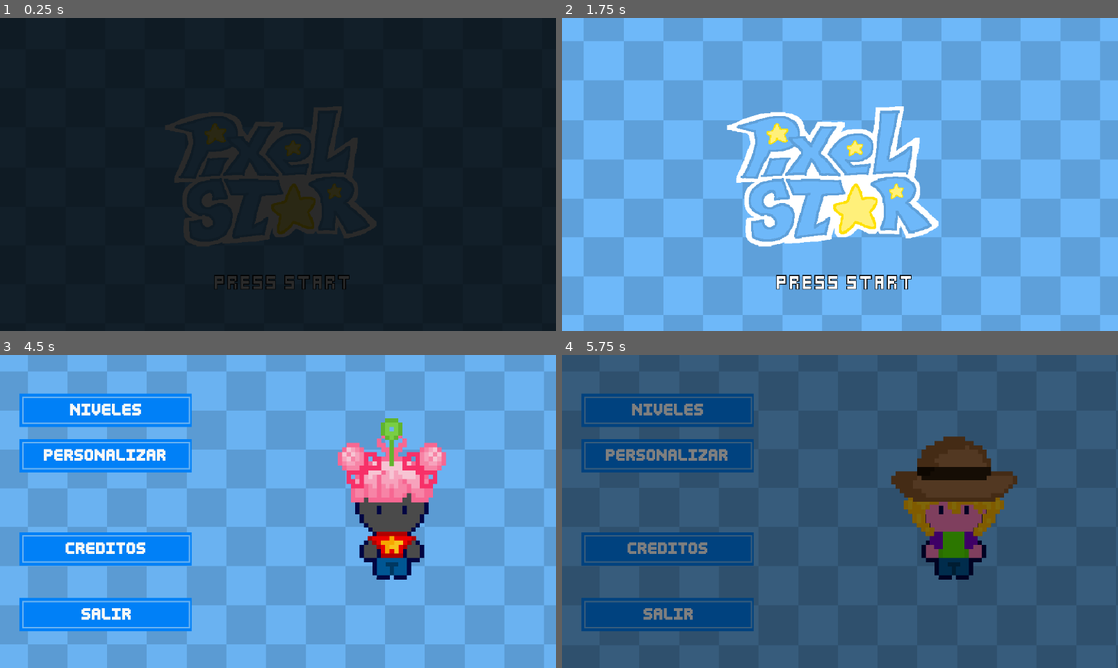
Above: before the commit, frames 1-4 (two rows, left to right).
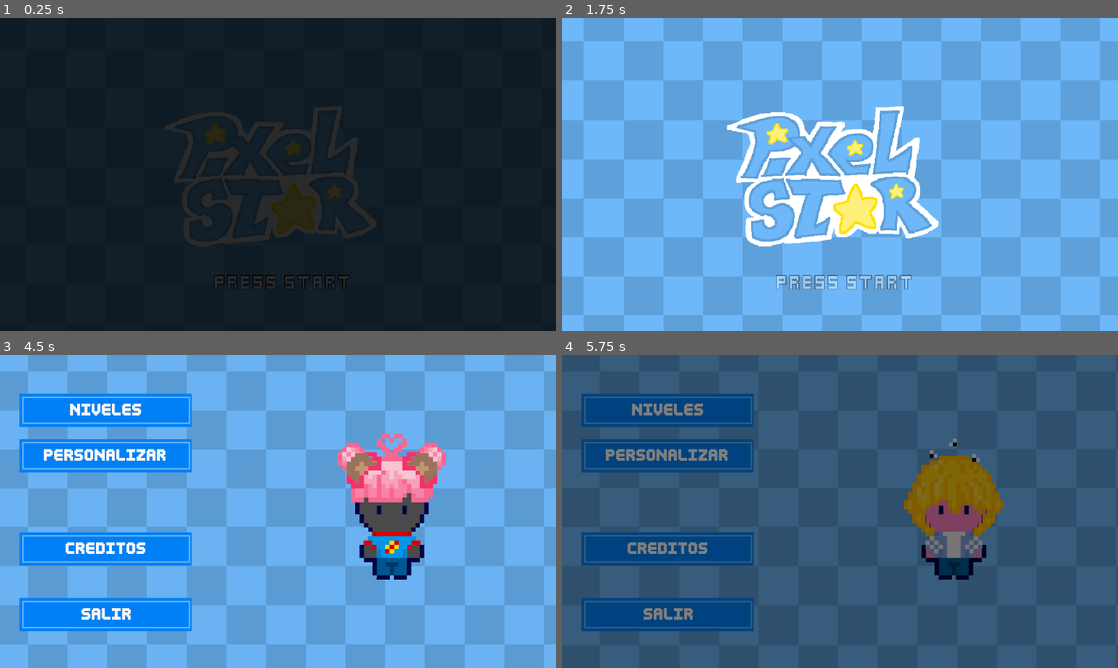
Above: after the commit, the same moments.

Repository: ManuCampos7848/Juego
Game: Godot game, scene res://Art/Menu/menu_inicio.tscn
The game is run twice, just before and just after one commit, with the same random seed, the same clock (stepped at 60 frames per second) and the same inputs.
Inputs (mouse positions are in pixels of both pictures, inside the frame that each line leads up to):
- Up to frame 1 (0.25 s): no input
- Up to frame 2 (1.75 s): tap Enter (ui_accept) at 0.5, 0.77, 1.52 s; move the mouse to (962, 158) at 0.52 s; hold Right (ui_right) 0.53-1.28 s; click (962, 158) at 0.67 s; move the mouse to (728, 190) at 1.27 s; hold Left (ui_left) from 1.28 s (still down); click (728, 190) at 1.42 s
- Up to frame 3 (4.5 s): move the mouse to (333, 442) at 2.02 s; release Left (ui_left) at 2.03 s; hold Right (ui_right) 2.03-3.5 s; click (333, 442) at 2.17 s; move the mouse to (250, 574) at 2.77 s; click (250, 574) at 2.92 s; tap Enter (ui_accept) at 3.02 s; click (105, 455) at 3.5 s; move the mouse to (444, 558) at 4.27 s; hold Left (ui_left) from 4.28 s (still down); click (444, 558) at 4.42 s
- Up to frame 4 (5.75 s): keep holding Left (ui_left); tap Enter (ui_accept) at 4.52, 5.27 s; move the mouse to (673, 464) at 5.02 s; click (673, 464) at 5.17 s

The runs differ from the first frame. In frame 2, 0.7% of the frame differs, in the area x 38-63%, y 82-87%; in frame 3, 1.5%; in frame 4, 3.9%, in the area x 59-82%, y 26-65%.

Commit message:
Pre Alfa 1.0.1

Diff:
--- a/Art/Menu/Menu Principal/menu_principal.gd
+++ b/Art/Menu/Menu Principal/menu_principal.gd
@@ -81,23 +81,89 @@
 	fade_overlay.show()
 	fade_overlay.color.a = 1.0
 
-	await get_tree().create_timer(1).timeout
-	$Timer.start()
+	# Intentar cargar personalización guardada
+	if cargar_personalizacion_guardada():
+		print("Personalización cargada desde archivo")
+		if Global.cabello == "":
+			$Cabellos/Cabello5.hide()
+	else:
+		# Si no hay archivo, iniciar timer aleatorio
+		print("No hay datos guardados, iniciando aleatorio...")
+		await get_tree().create_timer(1).timeout
+		$Timer.start()
+
+
+func cargar_personalizacion_guardada() -> bool:
+	if not Global.cargar_personalizacion():
+
+		return false
+	# Cargar skin del personaje
+	if Global.skin != "":
+		var ruta = "res://Art/Personalizacion/Front/Front" + Global.skin + ".png"
+		var texture = load(ruta)
+		if texture:
+			player.texture = texture
+			print("Skin cargada:", Global.skin)
+
+	# Cargar cabello
+	if Global.cabello != "":
+		for i in range(1, 7):
+			var cabello_nodo = cabellos.get_node("Cabello" + str(i))
+			if cabello_nodo:
+				cabello_nodo.hide()
+
+		var cabello_nombre = "Cabello" + Global.cabello
+		var cabello_guardado = cabellos.get_node(cabello_nombre)
+		if cabello_guardado:
+			cabello_guardado.show()
+			print("Cabello cargado:", cabello_nombre)
+
+	# Cargar sombrero
+	if Global.sombrero != "":
+		for i in range(1, 18):
+			var sombrero_nodo = sombreros.get_node("Sombrero" + str(i))
+			if sombrero_nodo:
+				sombrero_nodo.hide()
+
+		var sombrero_nombre = "Sombrero" + Global.sombrero
+		var sombrero_guardado = sombreros.get_node(sombrero_nombre)
+		if sombrero_guardado:
+			sombrero_guardado.show()
+			print("Sombrero cargado:", sombrero_nombre)
+
+	# Cargar ropa
+	if Global.ropa != "":
+		for i in range(1, 15):
+			var ropa_nodo = ropa.get_node("Ropa" + str(i))
+			if ropa_nodo:
+				ropa_nodo.hide()
+
+		var ropa_nombre = "Ropa" + Global.ropa
+		var ropa_guardada = ropa.get_node(ropa_nombre)
+		if ropa_guardada:
+			ropa_guardada.show()
+			print("Ropa cargada:", ropa_nombre)
+
+	return true
+
+
 
 func sombrerosAleatorios():
 	# Primero ocultar todos los sombreros
-	for i in range(1, 11):
+	for i in range(1, 18):
 		var sombrero = sombreros.get_node("Sombrero" + str(i))
 		if sombrero:
 			sombrero.hide()
 	$Sombreros/Sombrero11.hide()
 	# Seleccionar y mostrar un sombrero aleatorio
-	var num : int = randi_range(1, 11)
+	var num : int = randi_range(1, 17)
 	var sombreroElegido = sombreros.get_node("Sombrero" + str(num))
 	if sombreroElegido:
 		sombreroElegido.show()
 
 func skinColorPersonajeAleatorio():
+
+	# Código original...
 	var num = randi_range(1, 45)
 	var ruta = "res://Art/Personalizacion/Front/Front" + str(num) + ".png"
 
@@ -109,29 +175,32 @@
 		player.texture = preload("res://Art/Personalizacion/Front/Front1.png")
 
 func cabelloAelatorio():
-	for i in range(1, 6):
+
+	# Código original...
+	for i in range(1, 7):
 		var cabello_nodo = cabellos.get_node("Cabello" + str(i))
 		if cabello_nodo:
 			cabello_nodo.hide()
 
-	var num : int = randi_range(1, 5)
+	var num : int = randi_range(1, 6)
 	var cabelloElegido = cabellos.get_node("Cabello" + str(num))
 
 	if cabelloElegido:
 		cabelloElegido.show()
 
 func ropaAleatoria():
-	for i in range(1, 6):
+	# Código original...
+	for i in range(1, 15):
 		var ropa_nodo = ropa.get_node("Ropa" + str(i))
 		if ropa_nodo:
 			ropa_nodo.hide()
 
-	var num : int = randi_range(1, 5)
+	var num : int = randi_range(1, 14)
 	var ropaElegida = ropa.get_node("Ropa" + str(num))
 
 	if ropaElegida:
 		ropaElegida.show()
-		print("Mostrando: ropa" + str(num))
+		print("Mostrando: Ropa" + str(num))
 
 func _on_timer_timeout() -> void:
 	sombrerosAleatorios()
--- a/Art/Menu/menu_inicio.gd
+++ b/Art/Menu/menu_inicio.gd
@@ -1,48 +1,40 @@
 extends Control
 
-# -----------------------------------------------------------
-# Metodo que incia el Mundo #1
-func _on_iniciar_pressed():
-	print("DEBUG: Botón presionado")
-	$Iniciar.disabled = true
+# Variables de parpadeo
+var blink_timer := 0.0
+var blink_speed := 1.5  # Velocidad del parpadeo (ciclos por segundo)
+var is_blinking := true
 
-	# Iniciar fade-out
-	fade_overlay.show()
-	fade_overlay.color = Color(0, 0, 0, 0)  # Negro transparente
-	fade_overlay.mouse_filter = Control.MOUSE_FILTER_STOP
-	fade_out_timer = 0.0
-	fade_out_in_progress = true
-
-func start_fade_out():
-	# Preparar el overlay para fade-out
-	fade_overlay.show()
-	fade_out_timer = 0.0
-	fade_out_in_progress = true
-
-	# Configurar para que empiece transparente y termine opaco
-	fade_overlay.color.a = 0.0
-# -----------------------------------------------------------
-
-var interval := 0.2  # 20 veces por segundo
+# Variables de fade
+var interval := 0.2
 var timer := 0.0
 var fade_timer := 0.0
-var fade_duration := 1.5  # 1.5 segundos de fade-in
+var fade_duration := 1.5
 var fade_completed := false
 var fade_out_timer := 0.0
-var fade_out_duration := 0.8  # Duración del fade-out
+var fade_out_duration := 0.8
 var fade_out_in_progress := false
 
 @onready var sprite := $PresStart
 @onready var fade_overlay = ColorRect.new()
 
 func _ready():
-	# Configurar el fade overlay (solo estas 3 líneas nuevas)
+	# Configurar el fade overlay
 	fade_overlay.color = Color.BLACK
 	fade_overlay.size = get_viewport().get_visible_rect().size
-	fade_overlay.mouse_filter = Control.MOUSE_FILTER_STOP  # Esto bloquea clics
+	fade_overlay.mouse_filter = Control.MOUSE_FILTER_STOP
 	add_child(fade_overlay)
 
+	# Iniciar el parpadeo
+	start_blinking()
+
 func _process(delta):
+	# Parpadeo del sprite
+	if is_blinking:
+		blink_timer += delta
+		var alpha = (sin(blink_timer * blink_speed * PI * 2) + 1.0) * 0.5
+		sprite.modulate.a = lerp(0.3, 1.0, alpha)  # Oscila entre 0.3 y 1.0 de opacidad
+
 	# Fade-in de la pantalla al inicio
 	if !fade_completed and !fade_out_in_progress:
 		fade_timer += delta
@@ -50,10 +42,9 @@
 		var alpha = 1.0 - clamp(progress, 0.0, 1.0)
 		fade_overlay.color.a = alpha
 
-		# Cuando termine el fade-in, ocultarlo completamente
 		if fade_timer >= fade_duration:
 			fade_completed = true
-			fade_overlay.hide()  # Esto lo hace invisible y permite clics
+			fade_overlay.hide()
 
 	# Fade-out cuando se presiona el botón
 	if fade_out_in_progress:
@@ -62,8 +53,34 @@
 		var alpha = clamp(progress, 0.0, 1.0)
 		fade_overlay.color.a = alpha
 
-		# Cuando termine el fade-out, cambiar de escena
 		if fade_out_timer >= fade_out_duration:
 			fade_out_in_progress = false
+			is_blinking = false  # Detener el parpadeo
 			print("DEBUG: Fade-out completado")
 			get_tree().change_scene_to_file("res://Art/Menu/Menu Principal/menu_principal.tscn")
+
+# Método para iniciar el parpadeo
+func start_blinking():
+	is_blinking = true
+	blink_timer = 0.0
+
+# Método para detener el parpadeo
+func stop_blinking():
+	is_blinking = false
+	sprite.modulate.a = 1.0  # Restaurar opacidad completa
+
+# -----------------------------------------------------------
+# Método que inicia el Mundo #1
+func _on_iniciar_pressed():
+	print("DEBUG: Botón presionado")
+	$Iniciar.disabled = true
+
+	# Detener el parpadeo
+	stop_blinking()
+
+	# Iniciar fade-out
+	fade_overlay.show()
+	fade_overlay.color = Color(0, 0, 0, 0)
+	fade_overlay.mouse_filter = Control.MOUSE_FILTER_STOP
+	fade_out_timer = 0.0
+	fade_out_in_progress = true
--- a/Art/Personalizacion/personalizacion_player.gd
+++ b/Art/Personalizacion/personalizacion_player.gd
@@ -4,7 +4,23 @@
 @onready var cabellos = $Cabellos
 @onready var sombreros =$Sombreros
 @onready var ropa = $Ropa
-
+@onready var player = $PlayerFront
+
+
+# __________________________ Recuadro _________________________________________
+var blink_timer := 0.0
+@export var blink_speed := 8.0  # Más rápido que el anterior (4 ciclos por segundo)
+var is_blinking := true
+# __________________________ Cargados en Persistencia _________________________
+@onready var sombrerosCargadosPersistencia  = $SombrerosInPlayer
+@onready var cabellosCargadosPersistencia = $CabellosInPlayer
+@onready var ropaCargadosPersistencia = $RopaInPlayer
+
+# __________________________ Variables para guardar en Persistencia _________________________
+var colorElegidoPersistencia : String = ""
+var cabelloElegidoPersistencia : String = ""
+var sombreroElegidoPersistencia : String = ""
+var ropaElegidaPersistencia : String = ""
 
 
 # ___________________________ FADE IN/OUT ________________________________________________________
@@ -40,6 +56,11 @@
 	fade_overlay.color.a = 0.0
 
 func _process(delta: float) -> void:
+
+	if is_blinking:
+		blink_timer += delta
+		recuadro.modulate.a = 1.0 if fmod(blink_timer, 0.3) < 0.2 else 0.0
+
 	if fade_out_in_progress and is_changing_scene:
 		# Fade out
 		fade_timer += delta
@@ -77,7 +98,9 @@
 	fade_overlay.size = get_viewport().get_visible_rect().size
 	add_child(fade_overlay)
 
-
+	if cargar_personalizacion_guardada():
+		cargar_personalizacion_guardada()
+		print("Personalización cargada desde archivo")
 
 # _________________ ANIMACIONES CAMBIO DE ACCESORIO (INDICES) ____________________________________
 func cabelloAelatorio():
@@ -93,7 +116,6 @@
 
 	if cabelloElegido:
 		cabelloElegido.show()
-		#print("Mostrando: Cabello" + str(num))
 
 func ropaAleatoria():
 	# Ocultar todos los cabellos
@@ -108,7 +130,6 @@
 
 	if ropaElegida:
 		ropaElegida.show()
-		#print("Mostrando: Cabello" + str(num))
 
 
 func _on_timer_timeout() -> void:
@@ -137,9 +158,7 @@
 # __________________________________  Codigo seleccion de colores __________________________
 # Listas de recursos
 var listaFront = []       # Vistas frontales
-var listaRigth = []       # Vistas derecha (para animación)
-var listaWalkD = []       # Pasos derecha
-var listaWalkI = []       # Pasos izquierda
+
 
 var indiceActual = 0      # Índice actual de personalización
 var is_moving = false     # Para controlar si el personaje se está moviendo
@@ -291,6 +310,7 @@
 		if formas_por_indice.has(shape_idx):
 			var shape = formas_por_indice[shape_idx]
 			print("Clic sobre:", shape.name)
+			colorElegidoPersistencia = shape.name
 			print(shape.position)
 			recuadro.global_position = shape.global_position
 			match shape.name:
@@ -428,54 +448,18 @@
 			listaFront.append(null)
 			print("Advertencia: No se encontró ", pathFront)
 
-		# Cargar vista derecha (para animación)
-		var pathRigth = "res://Art/Personalizacion/Rigth/Rigth%d.png" % i
-		if ResourceLoader.exists(pathRigth):
-			listaRigth.append(load(pathRigth))
-		else:
-			listaRigth.append(null)
-			print("Advertencia: No se encontró ", pathRigth)
-
-		# Cargar pasos derecha
-		var pathWalkD = "res://Art/Personalizacion/WalkDerecha/WalkD%d.png" % i
-		if ResourceLoader.exists(pathWalkD):
-			listaWalkD.append(load(pathWalkD))
-		else:
-			listaWalkD.append(null)
-			print("Advertencia: No se encontró ", pathWalkD)
-
-		# Cargar pasos izquierda
-		var pathWalkI = "res://Art/Personalizacion/WalkIzquierda/WalkI%d.png" % i
-		if ResourceLoader.exists(pathWalkI):
-			listaWalkI.append(load(pathWalkI))
-		else:
-			listaWalkI.append(null)
-			print("Advertencia: No se encontró ", pathWalkI)
+
 
 
 var texturaFront
-var texturaWalkD
-var texturaWalkI
 var ultimo_indice_seleccionado = 0
 
 func aplicar_personalizacion(indice: int):
 	if indice < listaFront.size() and listaFront[indice] != null:
 		$PlayerFront.texture = listaFront[indice]
 
-	# Configurar la animación walk del AnimatedSprite
-	if indice < listaRigth.size() and listaRigth[indice] != null:
-		var frames = SpriteFrames.new()
-		frames.add_animation("walk")
-		frames.add_frame("walk", listaRigth[indice])
-		frames.add_frame("walk", listaWalkD[indice])
-		frames.add_frame("walk", listaRigth[indice])
-		frames.add_frame("walk", listaWalkI[indice])
-		$PlayerWalk.sprite_frames = frames
-		$PlayerWalk.play("walk")
-
 	ultimo_indice_seleccionado = indice
-	Global.skin_seleccionada = indice  # GUARDAR EN GLOBAL
-	print("Skin guardada: ", indice)
+	print("Skin guardada: ", colorElegidoPersistencia)
 
 
 
@@ -490,7 +474,7 @@
 	if event is InputEventMouseButton and event.pressed and event.button_index == MOUSE_BUTTON_LEFT:
 		if peinadosPorIndice.has(shape_idx):
 			var shape = peinadosPorIndice[shape_idx]
-
+			cabelloElegidoPersistencia = shape.name
 			recuadro.global_position = shape.global_position
 			match shape.name:
 				"Sprite1":
@@ -506,8 +490,9 @@
 				"Sprite6":
 					cambiarPeinado($CabellosInPlayer/Cabello6)
 				_:
-					for cabello in $CabellosInPlayer.get_children():
-						cabello.hide()
+					for cabellosPlayer in $CabellosInPlayer.get_children():
+						cabellosPlayer.hide()
+					Global.ropa = ""
 
 
 func _on_skin_sombreros_input_event(viewport: Node, event: InputEvent, shape_idx: int) -> void:
@@ -515,6 +500,7 @@
 		if sombrerosPorIndice.has(shape_idx):
 			var shape = sombrerosPorIndice[shape_idx]
 			recuadro.global_position = shape.global_position
+			sombreroElegidoPersistencia = shape.name
 			match shape.name:
 				"Sprite1":
 					cambiarSombrero($SombrerosInPlayer/Sombrero1)
@@ -553,12 +539,14 @@
 				_:
 					for sombrero in $SombrerosInPlayer.get_children():
 						sombrero.hide()
+					Global.sombrero = ""
 
 func _on_skin_ropa_input_event(viewport: Node, event: InputEvent, shape_idx: int) -> void:
 	if event is InputEventMouseButton and event.pressed and event.button_index == MOUSE_BUTTON_LEFT:
 		if ropaPorIndice.has(shape_idx):
 			var shape = ropaPorIndice[shape_idx]
 			recuadro.global_position = shape.global_position
+			ropaElegidaPersistencia = shape.name
 			match shape.name:
 				"Sprite1":
 					cambiarRopa($RopaInPlayer/Ropa1)
@@ -591,6 +579,7 @@
 				_:
 					for ropaInPlayer in $RopaInPlayer.get_children():
 						ropaInPlayer.hide()
+					Global.ropa = ""
 
 
 func cambiarPeinado(cabelloElegido):
@@ -608,3 +597,107 @@
 	for ropaInPlayer in $RopaInPlayer.get_children():
 		ropaInPlayer.hide()
 	ropaElegida.show()
+
+
+
+func _on_guardar_pressed() -> void:
+	# Guardar SOLO NÚMEROS pero registrando qué tipo era
+
+	Global.skin = colorElegidoPersistencia.replace("Sprite", "")
+	Global.cabello = cabelloElegidoPersistencia.replace("Sprite", "")
+	Global.sombrero = sombreroElegidoPersistencia.replace("Sprite", "")
+	Global.ropa = ropaElegidaPersistencia.replace("Sprite", "")
+
+	# Guardar en archivo local
+	Global.guardar_personalizacion()
+
+	print("Datos guardados (números):")
+	print("Skin:", Global.skin, " Cabello:", Global.cabello,
+		  " Sombrero:", Global.sombrero, " Ropa:", Global.ropa)
+	$Label1.show()
+
+func _on_resetear_datos_pressed() -> void:
+	var save_path = "user://personalizacion_save.json"
+
+	# Eliminar archivo
+	DirAccess.remove_absolute(save_path)
+
+	# Resetear valores en Global
+	Global.skin = ""
+	Global.cabello = ""
+	Global.sombrero = ""
+	Global.ropa = ""
+
+	# Resetear variables locales
+	colorElegidoPersistencia = ""
+	cabelloElegidoPersistencia = ""
+	sombreroElegidoPersistencia = ""
+	ropaElegidaPersistencia = ""
+
+	# Resetear visualización
+	aplicar_personalizacion(0)  # Skin por defecto
+
+	# Ocultar todos los accesorios
+	for cabelloInplayer in $CabellosInPlayer.get_children():
+		cabelloInplayer.hide()
+	for sombreroInplayer in $SombrerosInPlayer.get_children():
+		sombreroInplayer.hide()
+	for ropaInplayer in $RopaInPlayer.get_children():
+		ropaInplayer.hide()
+
+	$Label2.show()
+	print("✅ Datos reseteados completamente")
+
+func cargar_personalizacion_guardada():
+
+	colorElegidoPersistencia = Global.skin
+	cabelloElegidoPersistencia = Global.cabello
+	sombreroElegidoPersistencia = Global.sombrero
+	ropaElegidaPersistencia = Global.ropa
+
+# Cargar skin del personaje
+	if Global.skin != "":
+		var ruta = "res://Art/Personalizacion/Front/Front" + Global.skin + ".png"
+		var texture = load(ruta)
+		if texture:
+			player.texture = texture
+			print("Skin cargada:", Global.skin)
+
+	# Cargar cabello
+	if Global.cabello != "" and Global.cabello != "null":  # ← AQUÍ
+		# 1. Ocultar todos
+		for i in $CabellosInPlayer.get_children():
+			i.hide()
+
+		# 2. Buscar el nodo específico
+		var cabello_nodo = $CabellosInPlayer.get_node("Cabello" + str(Global.cabello))
+
+		# 3. Verificar que existe ANTES de mostrar
+		if cabello_nodo != null:
+			cabello_nodo.show()
+			print("Cabello cargado: Cabello" + str(Global.cabello))
+		else:
+			print("⚠️ No existe Cabello" + str(Global.cabello))
+
+
+
+	# Cargar sombrero
+	# Cargar sombrero - misma lógica
+	if Global.sombrero != "" and Global.sombrero != "null":
+		for i in $SombrerosInPlayer.get_children():
+			i.hide()
+
+		var sombrero_nodo = $SombrerosInPlayer.get_node("Sombrero" + str(Global.sombrero))
+		if sombrero_nodo != null:
+			sombrero_nodo.show()
+
+	# Cargar ropa - misma lógica
+	if Global.ropa != "" and Global.ropa != "null":
+		for i in $RopaInPlayer.get_children():
+			i.hide()
+
+		var ropa_nodo = $RopaInPlayer.get_node("Ropa" + str(Global.ropa))
+		if ropa_nodo != null:
+			ropa_nodo.show()
+
+	return true
--- a/Art/Personalizacion/personalizacion_player.tscn
+++ b/Art/Personalizacion/personalizacion_player.tscn
@@ -85,6 +85,8 @@
 [sub_resource type="RectangleShape2D" id="RectangleShape2D_a65p5"]
 size = Vector2(172.5, 95.515)
 
+[sub_resource type="CanvasTexture" id="CanvasTexture_rlwa6"]
+
 [node name="PersonalizacionPlayer" type="Control"]
 layout_mode = 3
 anchors_preset = 15
@@ -93,6 +95,7 @@
 grow_horizontal = 2
 grow_vertical = 2
 script = ExtResource("1_qch5b")
+blink_speed = 20.0
 
 [node name="TextureRect" type="TextureRect" parent="."]
 texture_filter = 1
@@ -1301,6 +1304,7 @@
 texture = ExtResource("8_vq7px")
 
 [node name="Cabello3" type="Sprite2D" parent="CabellosInPlayer"]
+visible = false
 texture_filter = 1
 position = Vector2(861.505, 339.825)
 scale = Vector2(8.995, 9.296)
@@ -1327,6 +1331,11 @@
 scale = Vector2(9, 9.076)
 texture = ExtResource("12_umn4y")
 
+[node name="Cabello7" type="Sprite2D" parent="CabellosInPlayer"]
+position = Vector2(25.75, 13.75)
+scale = Vector2(52.5, 28.5)
+texture = SubResource("CanvasTexture_rlwa6")
+
 [node name="SombrerosInPlayer" parent="." instance=ExtResource("12_m3j35")]
 position = Vector2(796, 245)
 scale = Vector2(5, 5)
@@ -1425,6 +1434,8 @@
 position = Vector2(0.2, 8.400001)
 scale = Vector2(1.795, 1.3857142)
 texture = ExtResource("18_diee7")
+
+[node name="Sombrero18" type="Sprite2D" parent="SombrerosInPlayer"]
 
 [node name="RopaInPlayer" type="Node2D" parent="."]
 
@@ -1549,6 +1560,32 @@
 offset_right = 1091.0
 offset_bottom = 623.0
 text = "GUARDAR"
+
+[node name="Label1" type="Label" parent="."]
+visible = false
+layout_mode = 0
+offset_left = 879.0
+offset_top = 518.0
+offset_right = 1011.0
+offset_bottom = 541.0
+text = "Datos guardados"
+
+[node name="ResetearDatos" type="Button" parent="."]
+layout_mode = 0
+offset_left = 927.0
+offset_top = 452.0
+offset_right = 1051.0
+offset_bottom = 483.0
+text = "Resetear datos"
+
+[node name="Label2" type="Label" parent="."]
+visible = false
+layout_mode = 0
+offset_left = 684.0
+offset_top = 558.0
+offset_right = 816.0
+offset_bottom = 581.0
+text = "Datos Reseteados"
 
 [connection signal="pressed" from="Iniciar" to="." method="_on_Iniciar_pressed"]
 [connection signal="pressed" from="BtnDerecha" to="." method="_on_btn_derecha_pressed"]
@@ -1561,6 +1598,7 @@
 [connection signal="input_event" from="SkinRopa" to="." method="_on_skin_ropa_input_event"]
 [connection signal="input_event" from="IndiceEleccion" to="." method="_on_indice_eleccion_input_event"]
 [connection signal="pressed" from="Guardar" to="." method="_on_guardar_pressed"]
+[connection signal="pressed" from="ResetearDatos" to="." method="_on_resetear_datos_pressed"]
 
 [editable path="Sombreros"]
 [editable path="SombrerosInPlayer"]
--- a/global.gd
+++ b/global.gd
@@ -1,68 +1,43 @@
-# Global.gd
 extends Node
 
-# Variables de personalización con valores por defecto
-var skin_seleccionada: int = 0
-var sombrero_seleccionado: int = -1  # -1 significa ninguno
-var cabello_seleccionado: int = -1
-var ropa_seleccionada: int = -1
+# Variables de personalización
+var skin: String = ""
+var cabello: String = ""
+var sombrero: String = ""
+var ropa: String = ""
 
-const SAVE_PATH = "user://personalizacion.save"
-
-func _ready() -> void:
-	# Cargar automáticamente al iniciar el juego
-	cargar_datos_guardados()
+# Ruta del archivo de guardado
+const SAVE_PATH = "user://personalizacion_save.json"
 
 func guardar_personalizacion():
 	var datos = {
-		"version": 1,
-		"skin": skin_seleccionada,
-		"sombrero": sombrero_seleccionado,
-		"cabello": cabello_seleccionado,
-		"ropa": ropa_seleccionada,
-		"fecha_guardado": Time.get_datetime_string_from_system()
+		"skin": skin,
+		"cabello": cabello,
+		"sombrero": sombrero,
+		"ropa": ropa
 	}
 
 	var file = FileAccess.open(SAVE_PATH, FileAccess.WRITE)
 	if file:
-		file.store_var(datos)
+		file.store_string(JSON.stringify(datos))
 		file.close()
-		print("✅ Personalización guardada en disco")
-		print("   Skin: ", skin_seleccionada)
-		print("   Cabello: ", cabello_seleccionado)
-		print("   Sombrero: ", sombrero_seleccionado)
-		print("   Ropa: ", ropa_seleccionada)
+		print("Datos guardados en:", SAVE_PATH)
 	else:
-		print("❌ Error al guardar: ", FileAccess.get_open_error())
+		print("Error al guardar")
 
-func cargar_datos_guardados():
-	if FileAccess.file_exists(SAVE_PATH):
-		var file = FileAccess.open(SAVE_PATH, FileAccess.READ)
-		if file:
-			var datos = file.get_var()
-			file.close()
+func cargar_personalizacion():
+	var file = FileAccess.open(SAVE_PATH, FileAccess.READ)
+	if file:
+		var contenido = file.get_as_text()
+		var datos = JSON.parse_string(contenido)
+		file.close()
 
-			if datos is Dictionary:
-				skin_seleccionada = datos.get("skin", 0)
-				sombrero_seleccionado = datos.get("sombrero", -1)
-				cabello_seleccionado = datos.get("cabello", -1)
-				ropa_seleccionada = datos.get("ropa", -1)
-				print("📂 Datos de personalización cargados")
-				print("   Skin: ", skin_seleccionada)
-				print("   Cabello: ", cabello_seleccionado)
-				print("   Sombrero: ", sombrero_seleccionado)
-				print("   Ropa: ", ropa_seleccionada)
-			else:
-				print("⚠️ Formato de datos inválido")
-		else:
-			print("❌ Error al abrir archivo de guardado")
-	else:
-		print("📝 No hay datos guardados, usando valores por defecto")
-
-# Función para resetear a valores por defecto (opcional)
-func resetear_personalizacion():
-	skin_seleccionada = 0
-	sombrero_seleccionado = -1
-	cabello_seleccionado = -1
-	ropa_seleccionada = -1
-	guardar_personalizacion()
+		if datos:
+			skin = datos.get("skin", "")
+			cabello = datos.get("cabello", "")
+			sombrero = datos.get("sombrero", "")
+			ropa = datos.get("ropa", "")
+			print("Datos cargados desde archivo")
+			return true
+	print("No hay datos guardados")
+	return false
Not shown: 1 places in Art/Personalizacion/personalizacion_player.tscn that only renumber resources
